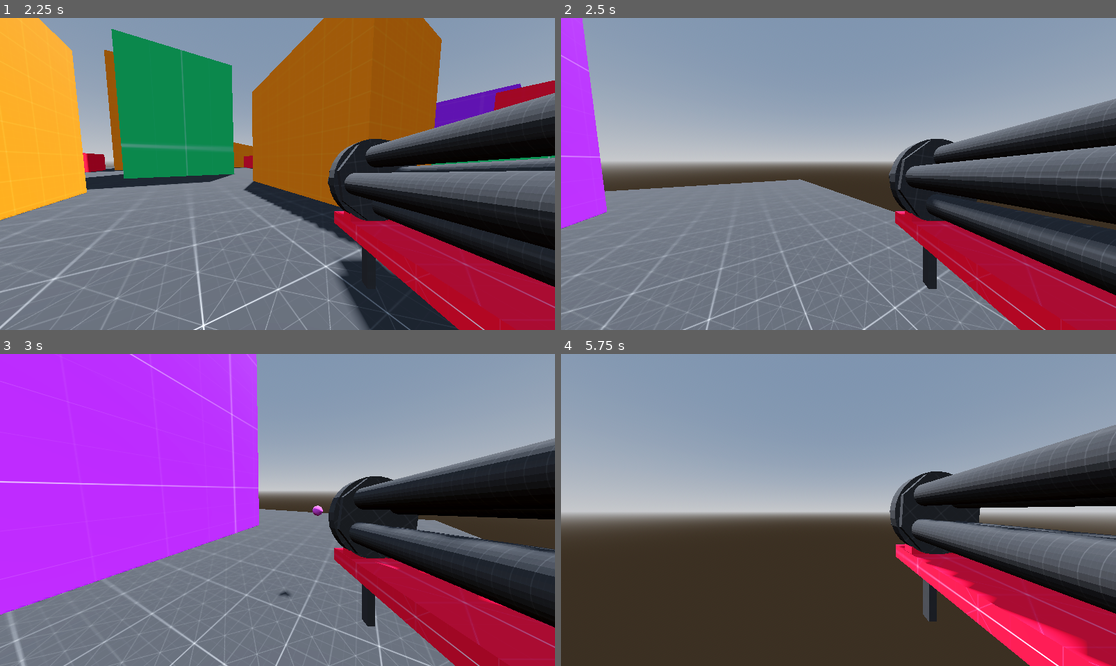
Above: before the commit, frames 1-4 (two rows, left to right).
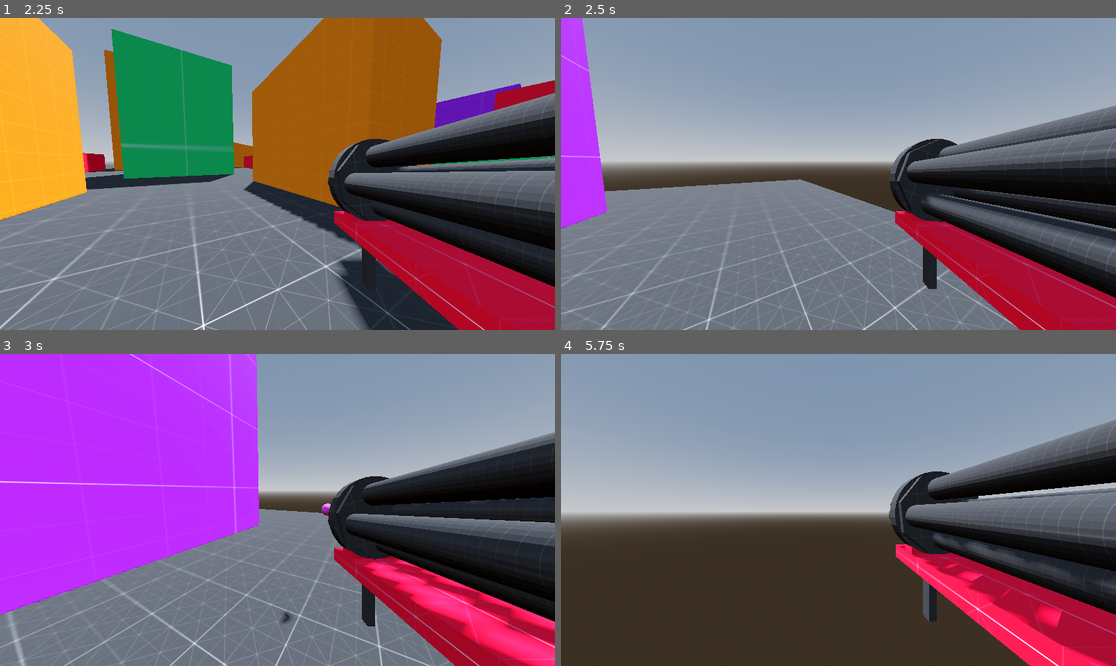
Above: after the commit, the same moments.

Repository: Monkeytonk115/godot-paintball
Game: Godot game, scene res://scenes/main.tscn
Same seed, same stepped clock (60 frames per second), same inputs: the game is played once before the commit and once after it.
Inputs (mouse positions are in pixels of both pictures, inside the frame that each line leads up to):
- Up to frame 1 (2.25 s): click (277, 186) at 0.52 s; type "12" at 0.6 s; click "host multiplayer" at 1.25 s; tap Enter at 2 s; move the mouse to (305, 174) at 2.02 s; press the mouse at (305, 174) at 2.03 s; hold W (forward) from 2.03 s (still down)
- Up to frame 2 (2.5 s): keep holding W (forward); tap Space (jump) at 2.27 s
- Up to frame 3 (3 s): keep holding W (forward); move the mouse to (249, 510) at 2.77 s; release the mouse at (249, 510) at 2.78 s; click (249, 510) at 2.85 s
- Up to frame 4 (5.75 s): keep holding W (forward); tap Space (jump) at 3.02, 4.52, 5.27 s; move the mouse to (849, 503) at 3.52 s; hold Tab (scoreboard) 3.53-4.28 s; click (849, 503) at 3.8 s; move the mouse to (832, 516) at 4.27 s; click (832, 516) at 4.35 s; move the mouse to (877, 513) at 5.02 s; press the mouse at (877, 513) at 5.03 s

Frame 1 is identical in both runs. In frame 2, 8.2% of the frame differs, in the area x 59-100%, y 25-90%; in frame 3, 12%, in the area x 50-100%, y 25-100%; in frame 4, 10%.

Commit message:
updated minigun sound

Diff:
--- a/scenes/weapons/minigun.gd
+++ b/scenes/weapons/minigun.gd
@@ -31,7 +31,7 @@
 		if !$AnimationPlayer.is_playing():
 			$AnimationPlayer.play("fire", -0.5, firingSpeed)
 			if firingSpeed < 5:
-				firingSpeed = firingSpeed + 0.1
+				firingSpeed = firingSpeed + 0.2
 				#print(firingSpeed)
 	if firing == 0:
 		if !$AnimationPlayer.is_playing():
--- a/scenes/weapons/minigun.tscn
+++ b/scenes/weapons/minigun.tscn
@@ -7,7 +7,7 @@
 [ext_resource type="Texture2D" uid="uid://do56k6o4341ku" path="res://addons/kenney_prototype_textures/dark/texture_01.png" id="5_cmdtt"]
 [ext_resource type="Texture2D" uid="uid://ca1igsgmdho27" path="res://addons/kenney_prototype_textures/red/texture_02.png" id="6_nb3ne"]
 [ext_resource type="Texture2D" uid="uid://bxab1y7gbgja4" path="res://addons/kenney_prototype_textures/orange/texture_01.png" id="7_jkol6"]
-[ext_resource type="AudioStream" uid="uid://bx72fh5glreqx" path="res://audio/pop.wav" id="8_jewa5"]
+[ext_resource type="AudioStream" uid="uid://cg5sytl6i1yp3" path="res://audio/minigun short.wav" id="8_r5r31"]
 
 [sub_resource type="StandardMaterial3D" id="StandardMaterial3D_wognu"]
 albedo_texture = ExtResource("3_u2453")
@@ -142,4 +142,6 @@
 }
 
 [node name="AudioStreamPlayer3D" type="AudioStreamPlayer3D" parent="." index="11"]
-stream = ExtResource("8_jewa5")
+stream = ExtResource("8_r5r31")
+volume_db = -6.0
+panning_strength = 0.0
Not shown, added: audio/minigun short.wav.import
Not shown, added: audio/minigun.wav.import
Not shown, added: models/nuke.glb.import
Not shown: 1 places in scenes/arena_2.tscn that only renumber resources
Not shown, added: audio/minigun short.wav
Not shown, added: audio/minigun.wav
